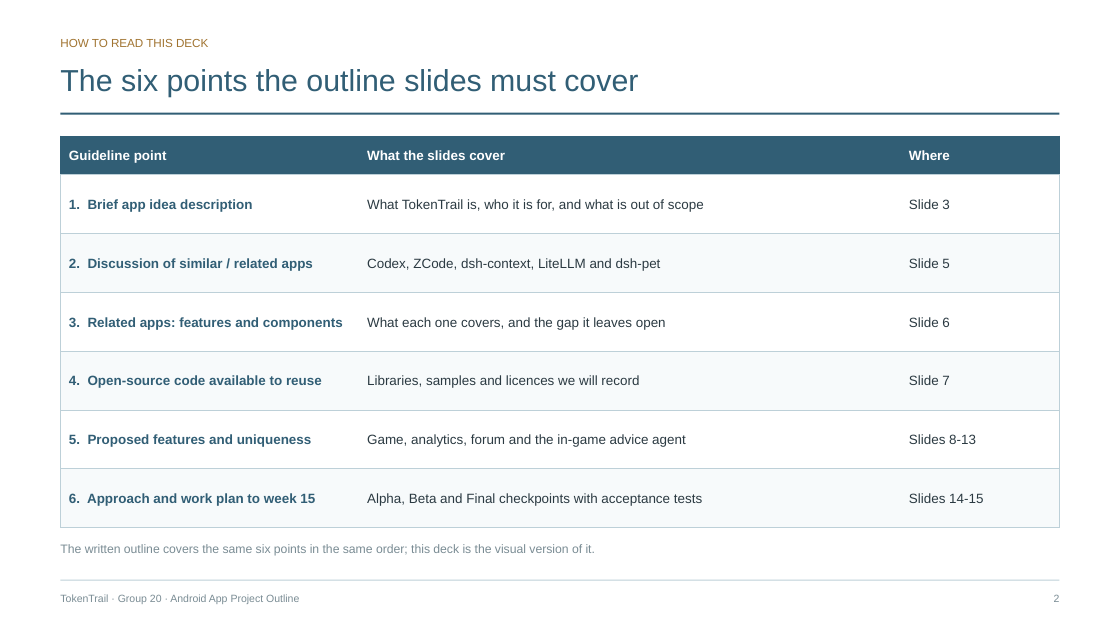
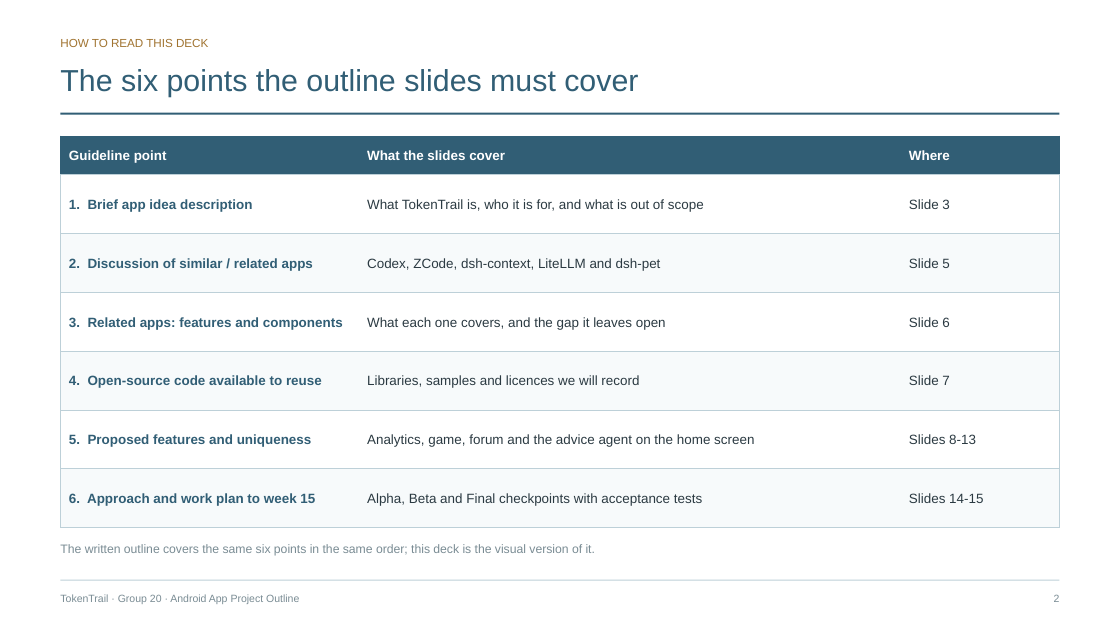
Before and after one commit to LiuZongrun7/Mobile_Group_20, a slide deck: slide 2 of docs/TokenTrail_Project_Outline_Slides.pptx. Drawn at 1120x630 pixels with LibreOffice and Linux fonts; fonts in the diff are those of the drawing. Boxes give left, top, right and bottom in pixels: in the first picture for what was removed or moved away, otherwise in the second. Text is boxed around its words. In the diff, an @@ line names an element or a change of style, - is before the commit and + after.

```diff
--- a/docs/TokenTrail_Project_Outline_Slides.pptx
+++ b/docs/TokenTrail_Project_Outline_Slides.pptx
@@ table at <box>60,136,1060,528</box> @@
-row 6, column 2: Game, analytics, forum and the in-game advice agent
+row 6, column 2: Analytics, game, forum and the advice agent on the home screen
```
Also in this commit, not shown: 11 other slides changed, 17 other files.
